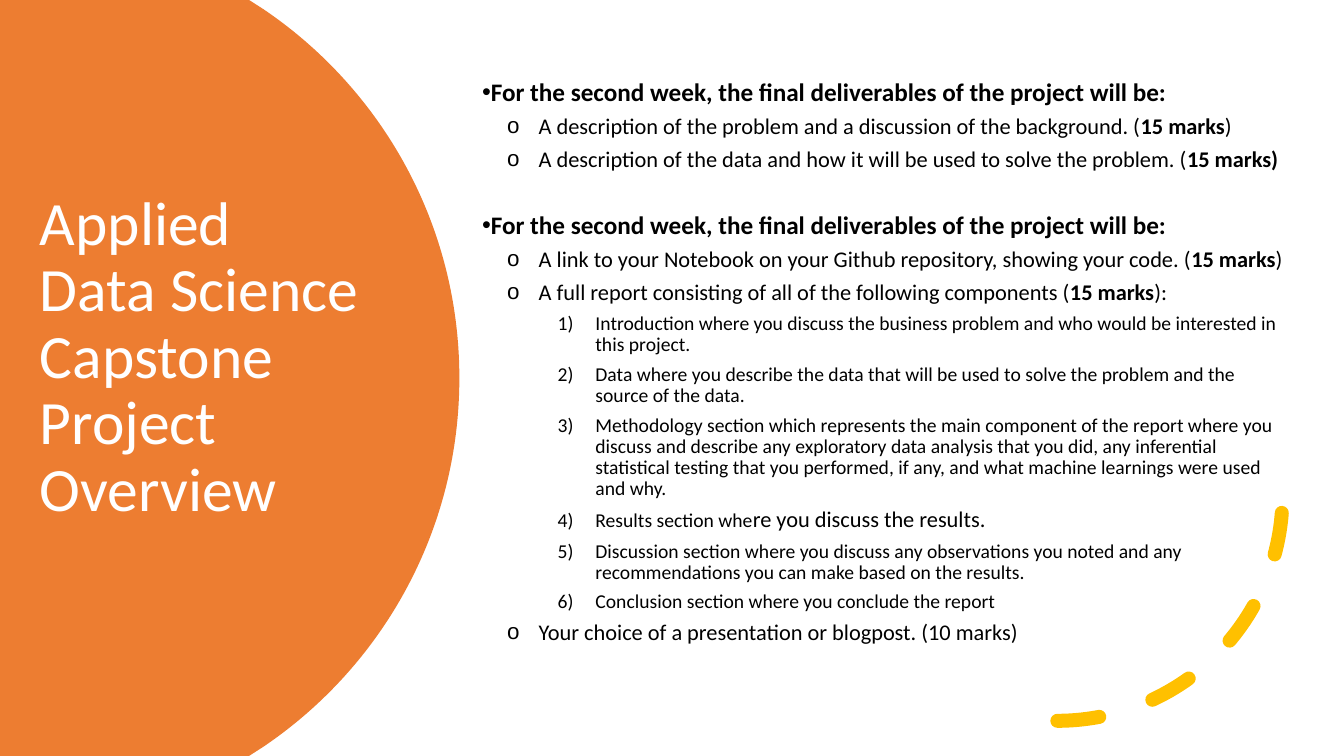
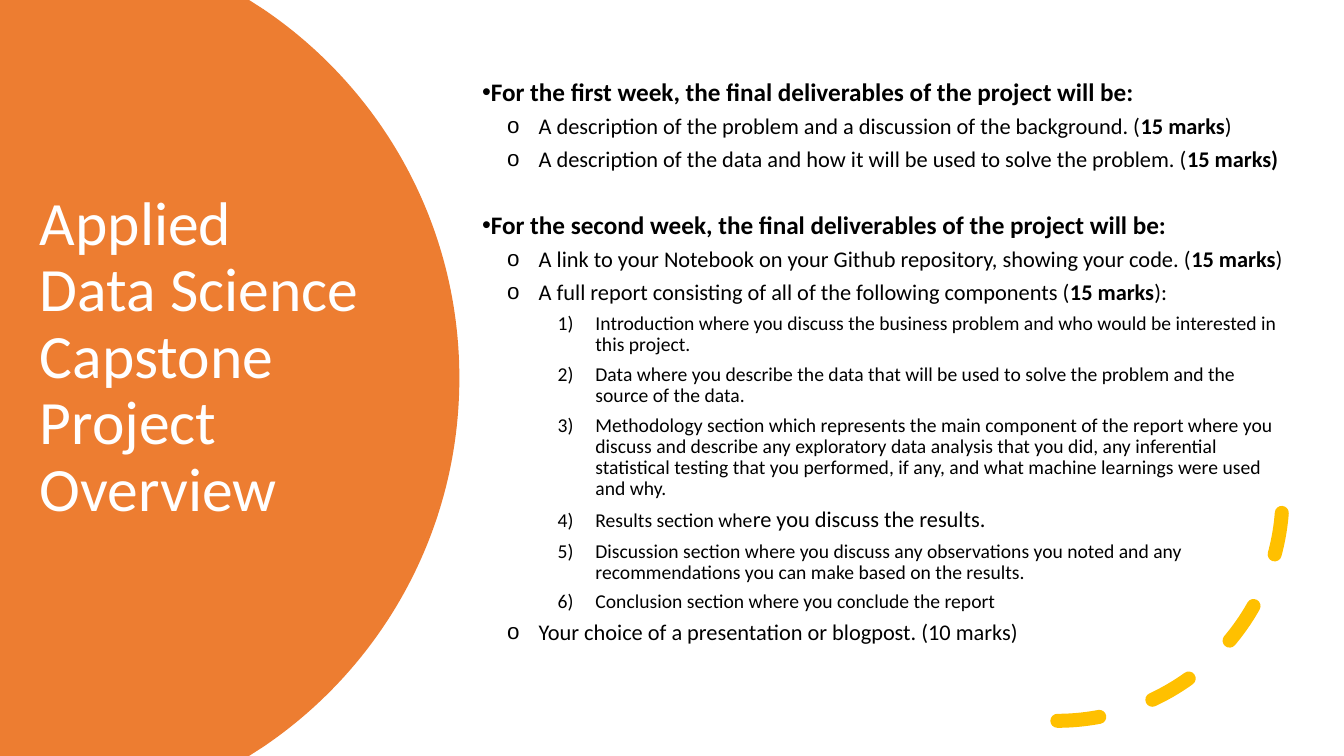
Before and after one commit to nmeljefe/Coursera_IBM_DataScience, a slide deck: slide 2 of IBM_DataScience_Capstone.pptx (slide 1 before the commit). Drawn at 1344x756 pixels with LibreOffice and Linux fonts; fonts in the diff are those of the drawing. Boxes give left, top, right and bottom in pixels: in the first picture for what was removed or moved away, otherwise in the second. Text is boxed around its words. In the diff, an @@ line names an element or a change of style, - is before the commit and + after.

Commit message:
Push of final Capstone project materials.

```diff
--- a/IBM_DataScience_Capstone.pptx
+++ b/IBM_DataScience_Capstone.pptx
@@ text at bbox=[491, 83, 1133, 106]: text changed @@
-• For the second week, the final deliverables of the project will be:
+• For the first week, the final deliverables of the project will be:
```
Also in this commit, not shown: 2 other slides changed, 12 slides added, 1 slide removed, 1 other file.
